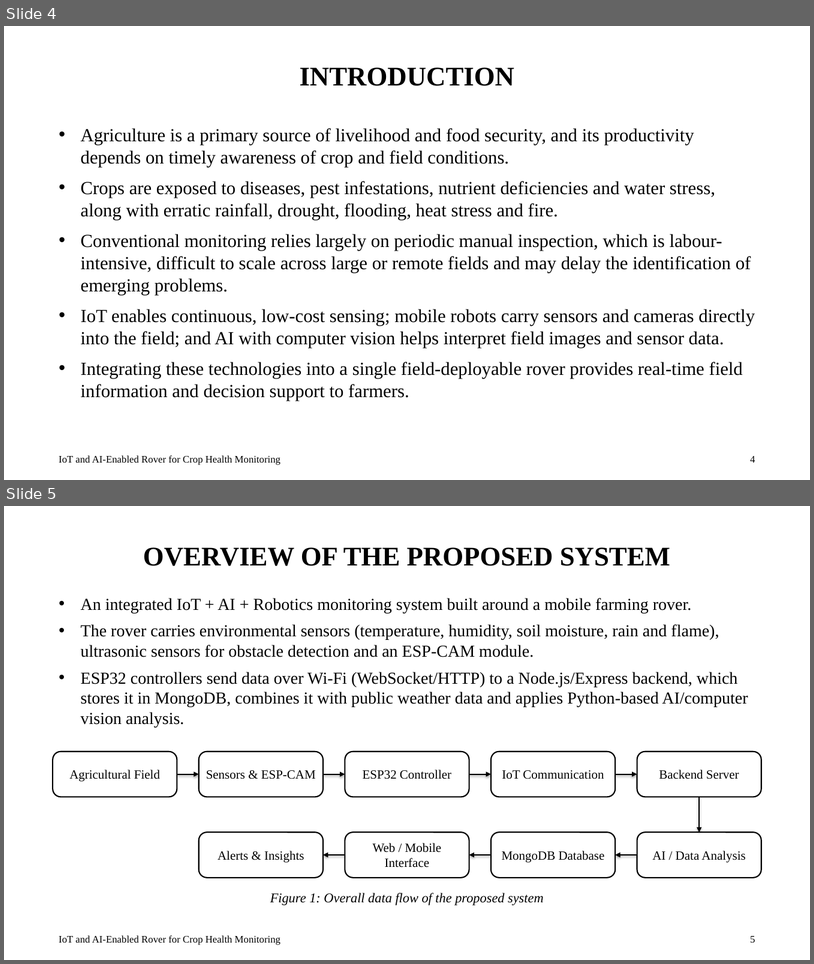
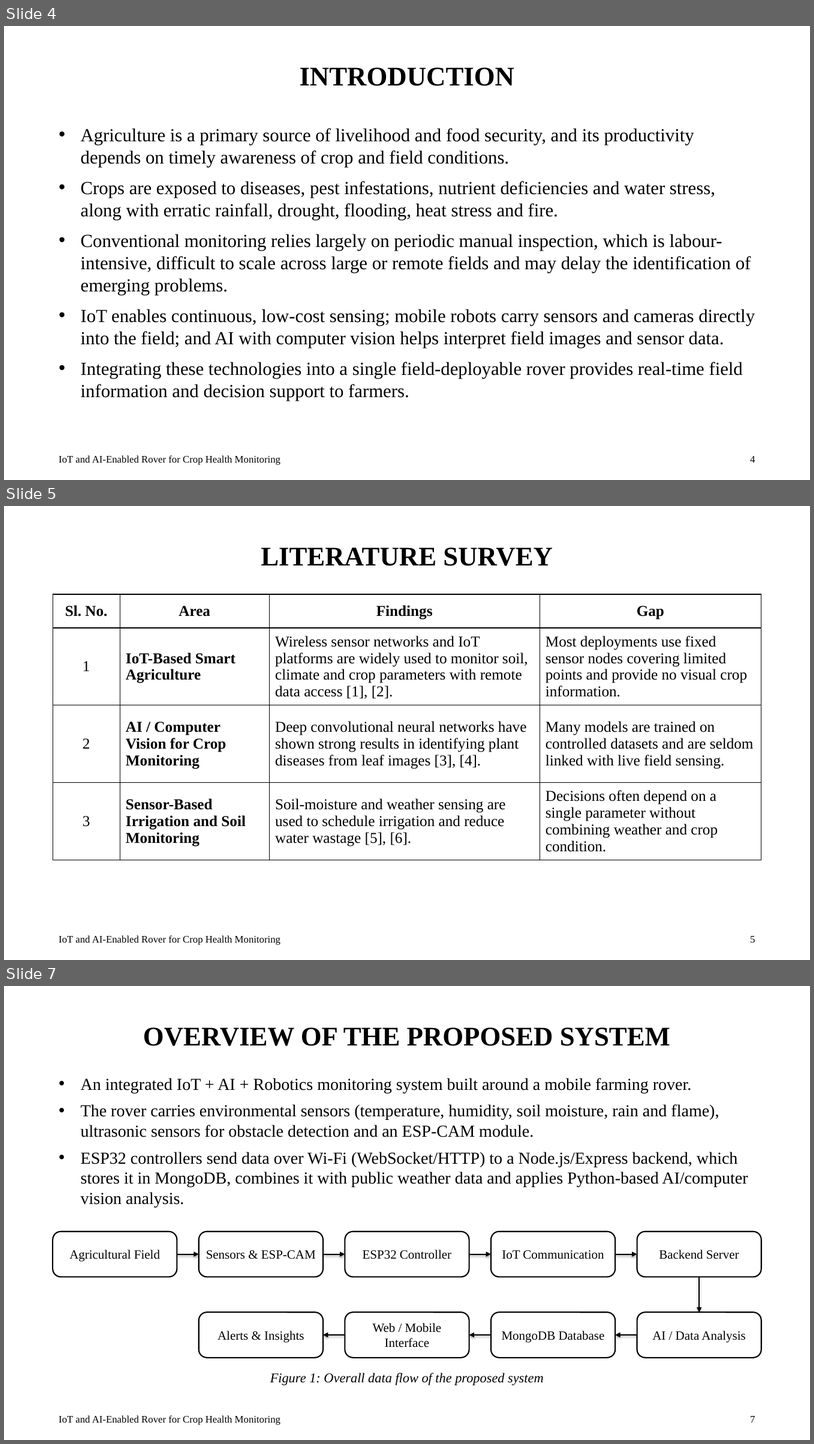
Before and after one commit to shreymusician/mini-project, a slide deck: presentation/Final PPT.pptx. Shown one above the other, each under a label of ours: slides 4 and 5 before the commit, slides 4, 5 and 7 after it; the slides between them are not shown. The pictures are 814x964 and 814x1444 pixels, drawn with LibreOffice and Linux fonts; fonts in the diff are those of the drawing. Boxes give left, top, right and bottom in pixels: in the first picture for what was removed or moved away, otherwise in the second. Text is boxed around its words. In the diff, an @@ line names an element or a change of style, - is before the commit and + after.

Commit message:
Literature Survey

```diff
--- a/presentation/Final PPT.pptx
+++ b/presentation/Final PPT.pptx
@@ slide 5 added at bbox=[4, 506, 810, 960], background #FFFFFF @@
@@ title added at bbox=[261, 547, 553, 566], 32 pt, text #000000, bold @@
+LITERATURE SURVEY
@@ table added at bbox=[53, 594, 762, 867], 4 rows, 4 columns @@
+Sl. No. | Area | Findings | Gap
+1 | IoT-Based Smart Agriculture | Wireless sensor networks and IoT platforms are widely used to monitor soil, climate and crop parameters with remote data access [1], [2]. | Most deployments use fixed sensor nodes covering limited points and provide no visual crop information.
+2 | AI / Computer Vision for Crop Monitoring | Deep convolutional neural networks have shown strong results in identifying plant diseases from leaf images [3], [4]. | Many models are trained on controlled datasets and are seldom linked with live field sensing.
+3 | Sensor-Based Irrigation and Soil Monitoring | Soil-moisture and weather sensing are used to schedule irrigation and reduce water wastage [5], [6]. | Decisions often depend on a single parameter without combining weather and crop condition.
@@ text added at bbox=[59, 935, 281, 945], 12 pt, text #000000 @@
+IoT and AI-Enabled Rover for Crop Health Monitoring
@@ page number added at bbox=[750, 936, 755, 942], 12 pt, text #000000 @@
+5
@@ what was slide 5 is now slide 7 @@
@@ page number at bbox=[750, 1416, 755, 1422]: text changed @@
-5
+7
```
Also in this commit, not shown: 1 other slide added.
